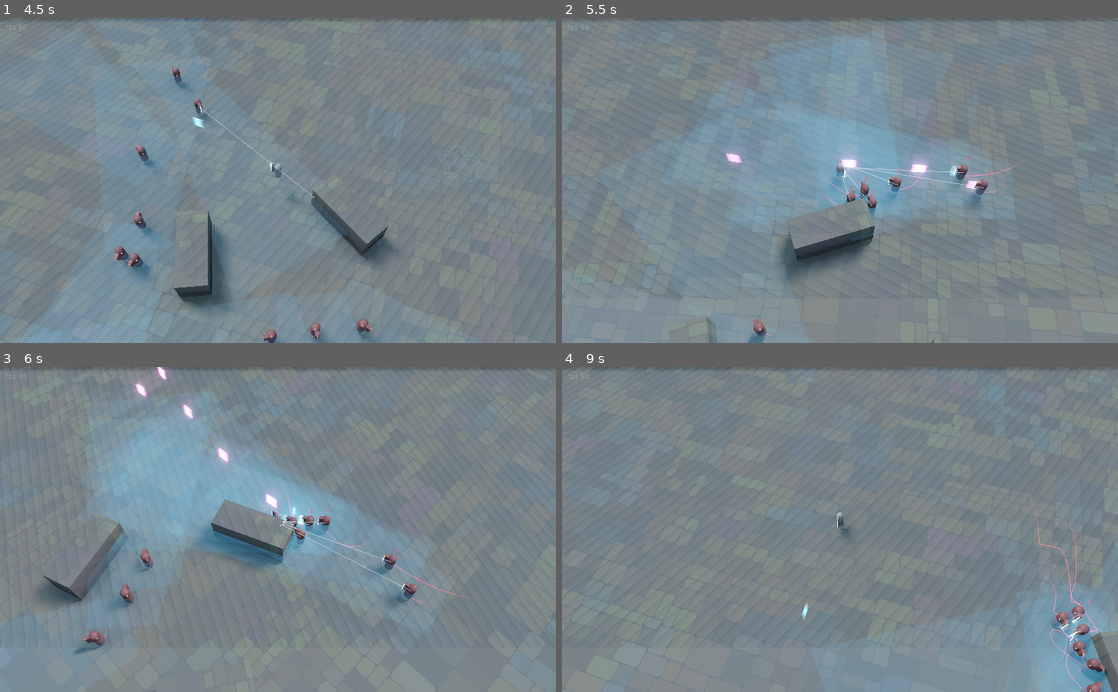
Above: before the commit, frames 1-4 (two rows, left to right).
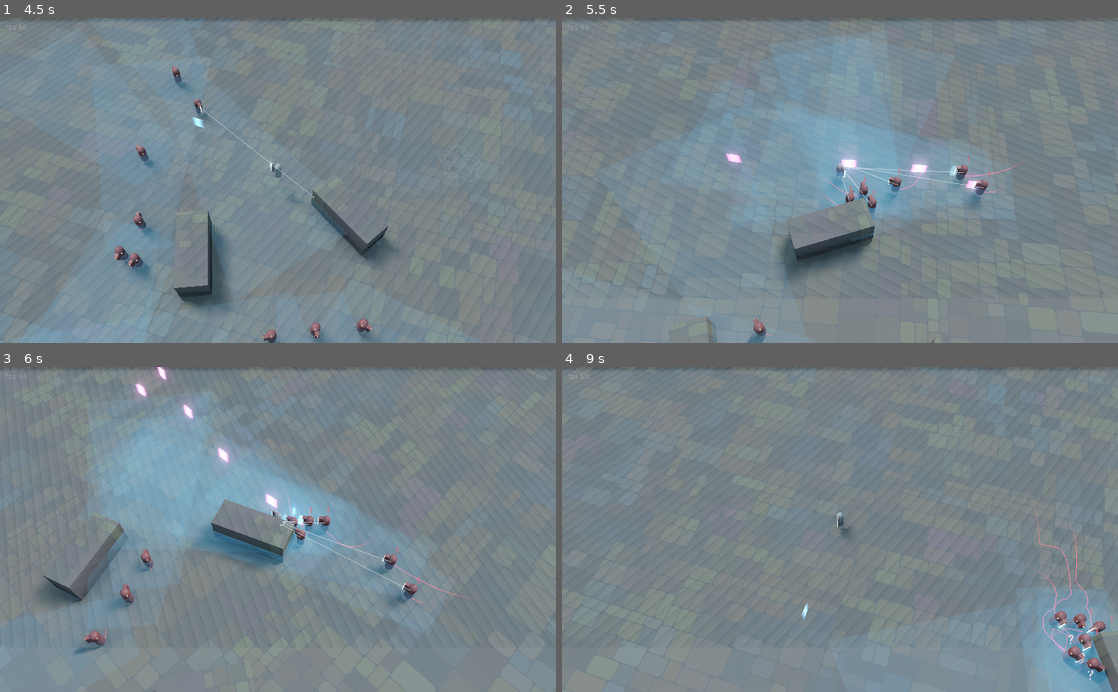
Above: after the commit, the same moments.

Repository: ioxu/key
Game: Godot game, scene res://scenes/splash.tscn
Same seed, same stepped clock (60 frames per second), same inputs: the game is played once before the commit and once after it.
Inputs (mouse positions are in pixels of both pictures, inside the frame that each line leads up to):
- Up to frame 1 (4.5 s): tap Enter at 0.5 s; move the mouse to (400, 164) at 0.52 s; hold D (move_right) 0.53-1.28 s; hold Left (camera_rotate_left) 0.53-1.28 s; click (400, 164) at 0.67 s; tap Space (jump) at 0.77, 1.52, 3.02, 3.77 s; move the mouse to (166, 196) at 1.27 s; hold S (move_down) 1.28-2.03 s; tap Right (camera_rotate_right) at 1.35 s; move the mouse to (333, 109) at 2.02 s; hold D (move_right) 2.03-2.78 s; click (333, 109) at 2.1 s; move the mouse to (250, 245) at 2.77 s; hold W (move_up) 2.78-3.53 s; tap Left (camera_rotate_left) at 2.85 s; click (250, 245) at 2.92 s; move the mouse to (444, 229) at 3.52 s; hold Right (camera_rotate_right) 3.53-4.28 s; hold A (move_left) from 3.53 s (still down); move the mouse to (111, 131) at 4.27 s; click (111, 131) at 4.35 s
- Up to frame 2 (5.5 s): tap Space (jump) at 4.52 s; move the mouse to (867, 180) at 5.02 s; release A (move_left) at 5.03 s; hold S (move_down) from 5.03 s (still down); hold Left (camera_rotate_left) from 5.03 s (still down); click (867, 180) at 5.17 s
- Up to frame 3 (6 s): move the mouse to (194, 448) at 5.77 s; release S (move_down) at 5.78 s; release Left (camera_rotate_left) at 5.78 s; hold D (move_right) from 5.78 s (still down); tap Right (camera_rotate_right) at 5.85 s
- Up to frame 4 (9 s): tap Space (jump) at 6.02, 6.77, 7.52 s; move the mouse to (962, 513) at 6.52 s; release D (move_right) at 6.53 s; hold W (move_up) 6.53-7.28 s; click (962, 513) at 6.6 s; move the mouse to (728, 545) at 7.27 s; hold D (move_right) 7.28-8.03 s; tap Left (camera_rotate_left) at 7.35 s; click (728, 545) at 7.42 s; move the mouse to (895, 458) at 8.02 s; hold S (move_down) 8.03-8.78 s; hold Right (camera_rotate_right) 8.03-8.78 s; move the mouse to (812, 594) at 8.77 s; hold A (move_left) from 8.78 s (still down); click (812, 594) at 8.85 s

Frame 1 is identical in both runs. In frame 2, less than 0.1% of the frame differs, in the area x 48-57%, y 48-69%; in frame 3, 0.1%; in frame 4, 1.2%, in the area x 3-100%, y 0-100%.

Commit message:
get rid of some unused return value warnings (via ide settings)

Diff:
--- a/data/enemies/Enemy.gd
+++ b/data/enemies/Enemy.gd
@@ -84,8 +84,7 @@
 
 	add_child(repeat_attack_notification_timer)
 	repeat_attack_notification_timer.set_wait_time( repeat_attack_notification_frequency )
-	var result = repeat_attack_notification_timer.connect("timeout", self, "_repeat_attack_notification_timeout")
-	print(self.get_path(), " repeat_attack_notification_timer.connect ", result)
+	repeat_attack_notification_timer.connect("timeout", self, "_repeat_attack_notification_timeout")
 
 	weapon.visible = false
 
@@ -459,7 +458,7 @@
 func set_new_poi_target(position: Vector3) -> void:
 		clear_poi_target()
 		var poi = point_of_interest_scene.instance()
-		get_node("/root/").add_child(poi)
+		get_node("/root/").call_deferred("add_child", poi)
 		poi.transform.origin = position * Vector3(1.0, 0.0, 1.0)
 		self.target = poi
 
--- a/project.godot
+++ b/project.godot
@@ -39,6 +39,7 @@
 [debug]
 
 gdscript/warnings/unused_argument=false
+gdscript/warnings/return_value_discarded=false
 
 [input]
 
